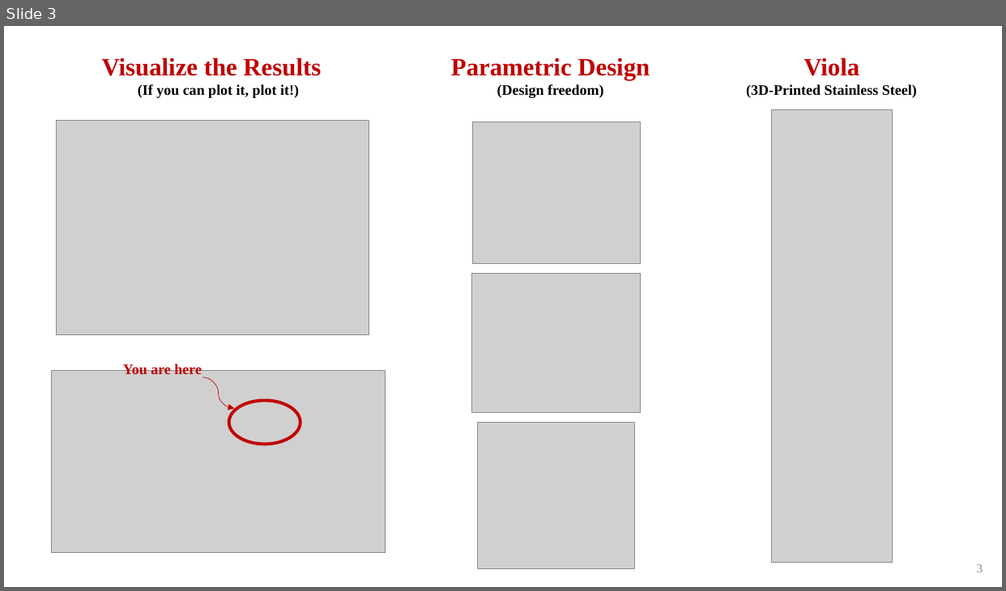
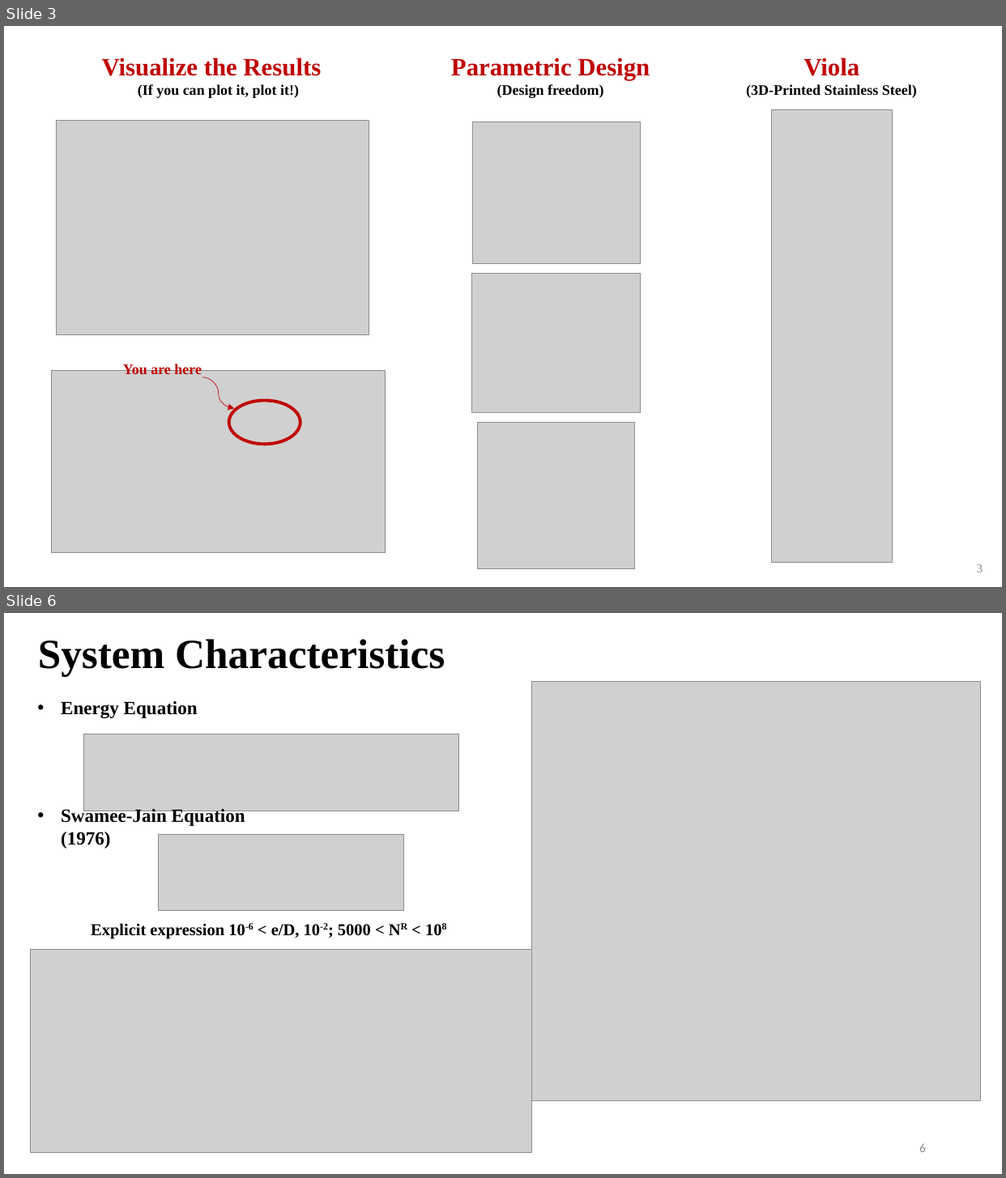
Before and after one commit to psas/electric-feed-system-prototype, a slide deck: Docs/Presentations/Slides/froyo_edits.pptx. Shown one above the other, each under a label of ours: slide 3 before the commit, slides 3 and 6 after it; the slides between them are not shown. The pictures are 1006x591 and 1006x1178 pixels, drawn with LibreOffice and Linux fonts; fonts in the diff are those of the drawing; grey boxes stand for pictures. Boxes give left, top, right and bottom in pixels: in the first picture for what was removed or moved away, otherwise in the second. Text is boxed around its words. In the diff, an @@ line names an element or a change of style, - is before the commit and + after.

```diff
--- a/Docs/Presentations/Slides/froyo_edits.pptx
+++ b/Docs/Presentations/Slides/froyo_edits.pptx
@@ slide 6 added at (x1=4, y1=613, x2=1002, y2=1174), background #FFFFFF @@
@@ text added at (x1=38, y1=639, x2=445, y2=677), 40 pt, text #000000, bold @@
+System Characteristics
@@ picture added at (x1=532, y1=681, x2=981, y2=1101) @@
@@ text added at (x1=61, y1=701, x2=198, y2=718), 18 pt, text #000000, bold @@
+• Energy Equation
@@ picture added at (x1=83, y1=735, x2=458, y2=811) @@
@@ text added at (x1=61, y1=807, x2=245, y2=849), 18 pt, text #000000, bold @@
+• Swamee-Jain Equation (1976)
@@ picture added at (x1=159, y1=835, x2=404, y2=911) @@
@@ text added at (x1=91, y1=923, x2=371, y2=939), 16 pt, text #000000, bold @@
+Explicit expression 10-6 < e/D, 10-2; 5000 < NR < 108
@@ picture added at (x1=30, y1=950, x2=532, y2=1153) @@
@@ page number added at (x1=919, y1=1144, x2=926, y2=1152), 12 pt, text #8C8C8C @@
+6
```
Also in this commit, not shown: 2 slides changed, 1 slide removed.
